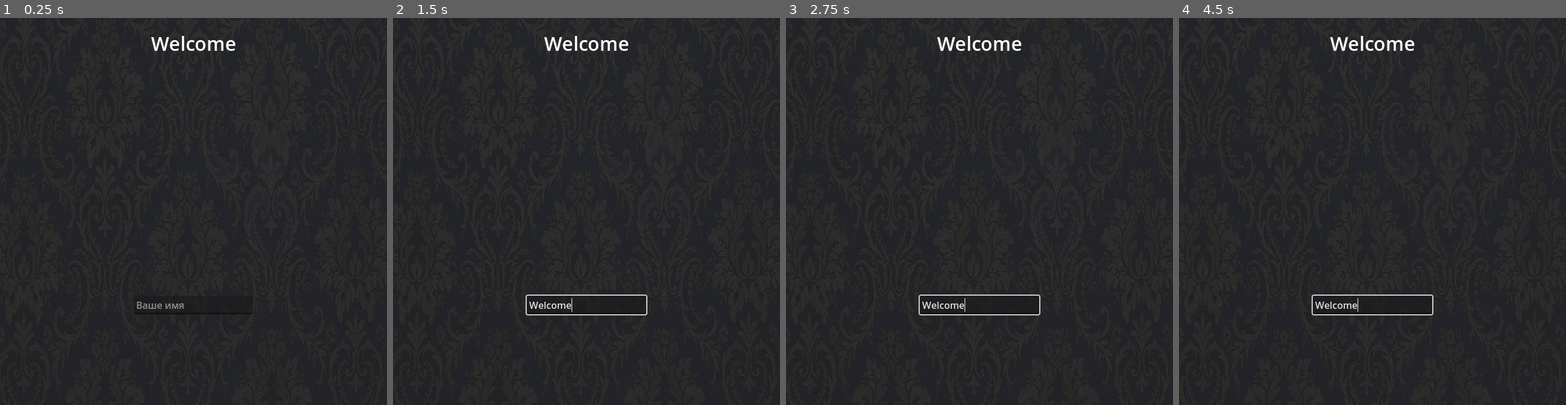
Above: before the commit, frames 1-4 (left to right).
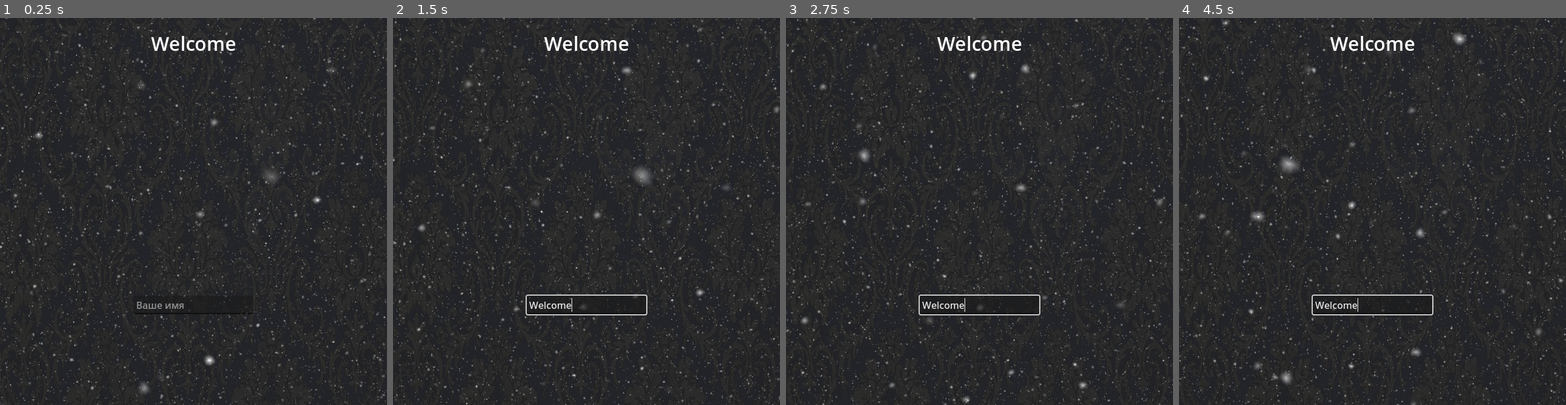
Above: after the commit, the same moments.

Repository: SumZbrod/SocKapitalGD
Game: Godot game, scene res://scene/main.tscn
The game is run twice, just before and just after one commit, with the same random seed, the same clock (stepped at 60 frames per second) and the same inputs.
Inputs (mouse positions are in pixels of both pictures, inside the frame that each line leads up to):
- Up to frame 1 (0.25 s): no input
- Up to frame 2 (1.5 s): click (586, 304) at 0.52 s; type "Welcome" at 0.6 s
- Up to frame 3 (2.75 s): no input
- Up to frame 4 (4.5 s): no input

The runs differ from the first frame. In frame 1, 3.2% of the frame differs, in the area x 0-100%, y 0-100%; in frame 2, 3.3%; in frame 3, 3.3%; in frame 4, 3.5%.

Commit message:
cosmetika

Diff:
--- a/scene/main.tscn
+++ b/scene/main.tscn
@@ -1,9 +1,20 @@
-[gd_scene load_steps=5 format=3 uid="uid://cpwdrknl4gdqk"]
+[gd_scene load_steps=7 format=3 uid="uid://cpwdrknl4gdqk"]
 
 [ext_resource type="Script" uid="uid://bp8uosc2eot8g" path="res://script/main.gd" id="1_itxqv"]
 [ext_resource type="Texture2D" uid="uid://dadgywhnpctu5" path="res://assets/img/avas.png" id="2_v0l8b"]
 [ext_resource type="PackedScene" uid="uid://blr8ogvrdpsy8" path="res://scene/voting_container.tscn" id="2_wp4xf"]
+[ext_resource type="Shader" uid="uid://dscihv7iayhrv" path="res://shader/show.gdshader" id="4_0ha60"]
 [ext_resource type="Texture2D" uid="uid://cvutlcds7ttye" path="res://assets/img/wallpaper.webp" id="4_brvut"]
+
+[sub_resource type="ShaderMaterial" id="ShaderMaterial_4j5ol"]
+shader = ExtResource("4_0ha60")
+shader_parameter/spread = 0.5
+shader_parameter/size = 0.5
+shader_parameter/snow_color = Color(1, 1, 1, 1)
+shader_parameter/snow_transparency = 0.2
+shader_parameter/speed = 0.5
+shader_parameter/wind = 0.0
+shader_parameter/num_of_layers = 40
 
 [node name="Main" type="Control"]
 layout_mode = 3
@@ -116,8 +127,9 @@
 [node name="NextRoundTimer" type="Timer" parent="."]
 one_shot = true
 
-[node name="NinePatchRect" type="NinePatchRect" parent="."]
+[node name="Wallpaper" type="NinePatchRect" parent="."]
 z_index = -3
+material = SubResource("ShaderMaterial_4j5ol")
 layout_mode = 1
 anchors_preset = 15
 anchor_right = 1.0
--- a/script/main.gd
+++ b/script/main.gd
@@ -110,6 +110,8 @@
 @rpc("any_peer", "call_remote", "reliable")
 func update_game(pl_id: int, player_data: Dictionary) -> void:
 	if !multiplayer.is_server() or !players_data[pl_id]['alive']:
+		push_warning("cant do")
+		push_warning(players_data)
 		return
 	match state:
 		JOIN:
@@ -250,23 +252,24 @@
 		_:
 			push_error("Uknown state: %s" % state)
 
-	#game_data = {'init_budget': 0, 'voting': {}}
+
+func update_players_state():
+	for pid in players_data:
+		update_player_state.rpc_id(pid, state)
+
+@rpc("any_peer", "call_remote", "reliable")
+func update_player_state(_state):
+	state = _state
+
+func _set_requesting(alive_count: int):
+	var update_date = {}
+	game_data = {'init_budget': 0, 'voting': {}}
 	for pid in players_data:
 		players_data[pid]['ready'] = false
 		players_data[pid]['request'] = 0
 		players_data[pid]['request_result'] = 0
 		players_data[pid]['vote'] = []
 
-func update_players_state():
-	for pid in players_data:
-		update_player_state.rpc_id(pid, state)
-
-@rpc("any_peer", "call_remote", "reliable")
-func update_player_state(_state):
-	state = _state
-
-func _set_requesting(alive_count: int):
-	var update_date = {}
 	var budget := alive_count * player_cost
 	game_data['init_budget'] = budget
 	update_date['label_state'] = "Бюджет: %d" % budget
@@ -366,8 +369,8 @@
 	game_data["voting"] = {}
 
 func _on_voting(pl_id: int, player_data: Dictionary) -> void:
-	if players_data[pl_id]['ready']:
-		return
+	#if players_data[pl_id]['ready']:
+		#return
 	var vote_pid = player_data['vote_pid']
 	players_data[pl_id]['vote'] = {player_data['vote_pid']: player_data["h_slider_value"] }
 	if vote_pid in game_data["voting"]:
@@ -393,6 +396,8 @@
 		next_button.text = "Пропустить\nголосование"
 
 func _set_eliminating():
+	if !multiplayer.is_server():
+		return
 	var max_vote := 0
 	var max_pid := 0
 	for pid in game_data['voting']:
@@ -435,7 +440,7 @@
 			if state == REQUESTING:
 				log_message += "{0} запросил {1} получил {2}\n".format([pid_data['name'], pid_data['request'], pid_data['request_result']])
 			if state == VOTING:
-				log_message += "{0} проголосовал {1}\n".format([pid_data['name'], pid_data['vote']])
+				log_message += "{0} проголосовал {1}\n".format([pid_data['name'], str(pid_data['vote'])])
 	for pid in players_data:
 		if !players_data[pid]['alive']:
 			update_player_data.rpc_id(pid, {"message_label": log_message})
--- /dev/null
+++ b/shader/show.gdshader
@@ -0,0 +1,71 @@
+shader_type canvas_item;
+
+// Snow appearance parameters
+uniform float spread : hint_range(0.0, 1.5) = 0.5;        // Snowflake spread
+uniform float size : hint_range(0.01, 5.0) = 0.5;        // Snowflake size
+uniform vec4 snow_color : source_color = vec4(1.0);      // Snow color
+uniform float snow_transparency: hint_range(-0.5, 1.0) = 0.2;   // Intensity of the snow transparency
+
+// Snow movement parameters
+uniform float speed : hint_range(0.0, 10.0) = 0.5;       // Fall speed
+uniform float wind : hint_range(-2.0, 2.0) = 0.0;        // Wind direction and strength
+uniform int num_of_layers = 40;                          // Depth layers
+
+// Constants for noise generation
+const mat3 NOISE_MATRIX = mat3(
+    vec3(13.323122, 23.5112, 21.71123),
+    vec3(21.1212, 28.7312, 11.9312),
+    vec3(21.8112, 14.7212, 61.3934)
+);
+
+// Helper function to generate snowflake pattern
+vec3 generate_snowflake(vec2 coord, float layer_index, float time, float wind_strength) {
+    // Scale coordinates based on layer depth
+    float layer_scale = 1.0 + layer_index * 0.5 / (max(size, 0.01) * 2.0);
+    vec2 scaled_coord = coord * layer_scale;
+
+    // Apply movement (falling + wind)
+    vec2 movement = vec2(
+        scaled_coord.y * (spread * mod(layer_index * 7.238917, 1.0) - spread * 0.5) +
+        (-wind_strength) * speed * time * 0.5,  // Reverse the wind direction by negating wind_strength
+        -speed * time / (1.0 + layer_index * 0.5 * 0.03)
+    );
+    vec2 final_coord = scaled_coord + movement;
+
+    // Generate noise pattern
+    vec3 noise_input = vec3(floor(final_coord), 31.189 + layer_index);
+    vec3 noise_val = floor(noise_input) * 0.00001 + fract(noise_input);
+    vec3 random = fract((31415.9 + noise_val) / fract(NOISE_MATRIX * noise_val));
+
+    // Calculate snowflake shape
+    vec2 shape = abs(mod(final_coord, 1.0) - 0.5 + 0.9 * random.xy - 0.45);
+    shape += 0.01 * abs(2.0 * fract(10.0 * final_coord.yx) - 1.0);
+
+    // Calculate edge softness
+    float depth_offset = 5.0 * sin(time * 0.1);
+    float edge_softness = 0.005 + 0.05 * min(0.5 * abs(layer_index - 5.0 - depth_offset), 1.0);
+
+    // Calculate final shape
+    float shape_value = 0.6 * max(shape.x - shape.y, shape.x + shape.y) + max(shape.x, shape.y) - 0.01;
+
+    return vec3(smoothstep(edge_softness, -edge_softness, shape_value) *
+                (random.x / (1.0 + 0.02 * layer_index * 0.5)));
+}
+
+void fragment() {
+    vec3 snow_accumulation = vec3(0.0);
+
+    // Generate snow for each layer
+    for (int i = 0; i < num_of_layers; i++) {
+        snow_accumulation += generate_snowflake(UV, float(i), TIME, wind);
+    }
+
+    // Calculate final color
+    float snow_intensity = clamp(length(snow_accumulation), 0.0, 1.0);
+    vec4 base_color = texture(TEXTURE, UV);
+
+    // Apply transparency effect to the snow color
+    vec4 transparency_color = vec4(snow_color.rgb * (1.0 + snow_transparency), snow_intensity);
+
+    COLOR = mix(base_color, transparency_color, snow_intensity);
+}
Not shown, added: shader/show.gdshader.uid
